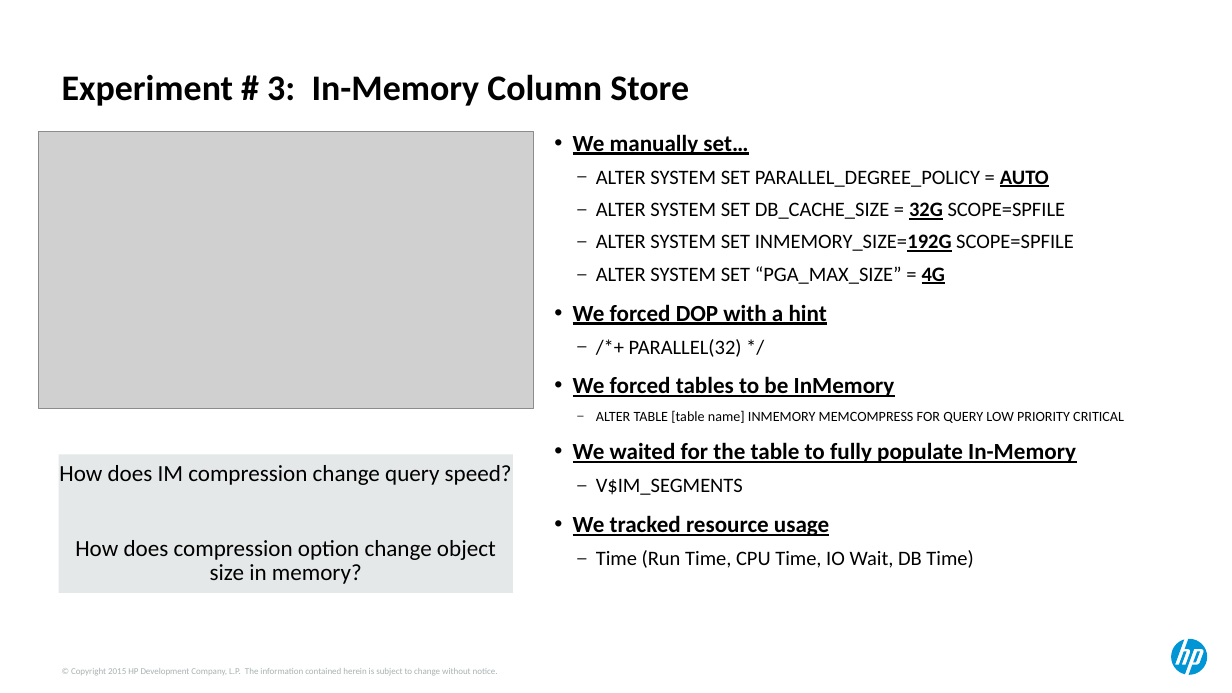
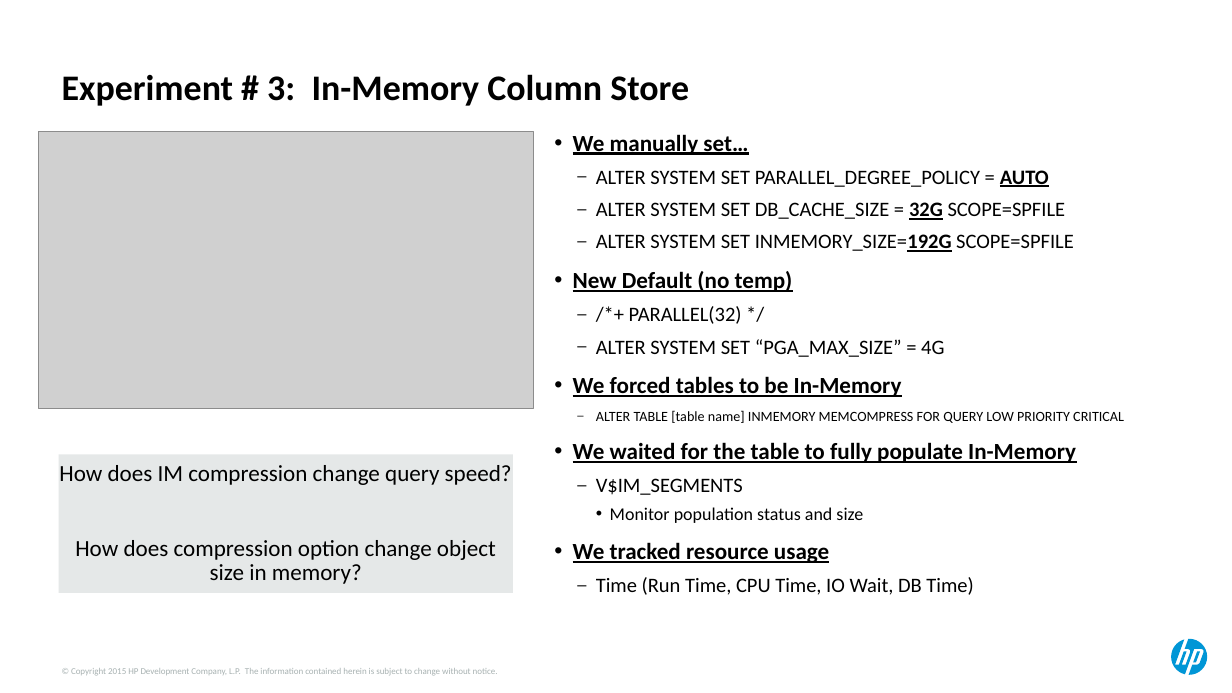
Before and after one commit to ndesilets/Group-13-HP-Big-Data-Analytics, a slide deck: slide 19 of Power Point Files/hotsos_2017 (combined).pptx (slide 20 before the commit). Drawn at 1232x693 pixels with LibreOffice and Linux fonts; fonts in the diff are those of the drawing; grey boxes stand for pictures. Boxes give left, top, right and bottom in pixels: in the first picture for what was removed or moved away, otherwise in the second. Text is boxed around its words. In the diff, an @@ line names an element or a change of style, - is before the commit and + after.

```diff
--- a/Power Point Files/hotsos_2017 (combined).pptx
+++ b/Power Point Files/hotsos_2017 (combined).pptx
@@ text at [573, 271, 793, 324]: paragraphs added @@
+• New Default (no temp)
+  – /*+ PARALLEL(32) */
@@ text at [596, 339, 944, 357]: bold off, underline off in "4G" @@
@@ text at [573, 376, 902, 397]: text changed @@
-• We forced DOP with a hint
-  – /*+ PARALLEL(32) */
-• We forced tables to be InMemory
+• We forced tables to be In-Memory
@@ text at [610, 507, 863, 523]: paragraph added @@
+    • Monitor population status and size
```
Also in this commit, not shown: 14 other slides changed, 1 slide added, 1 slide removed.
